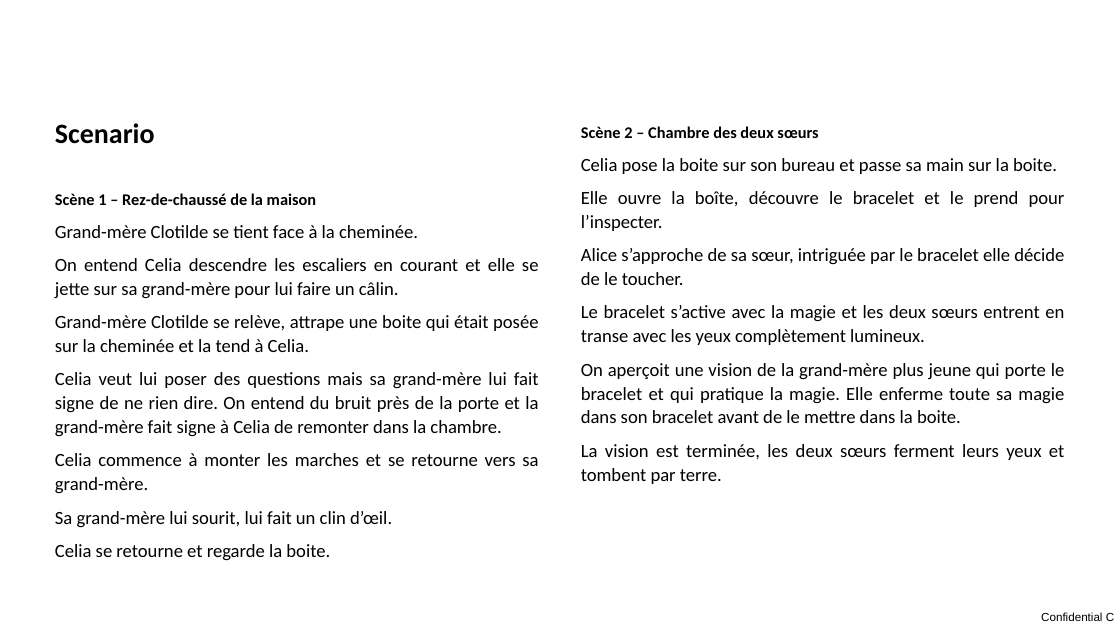
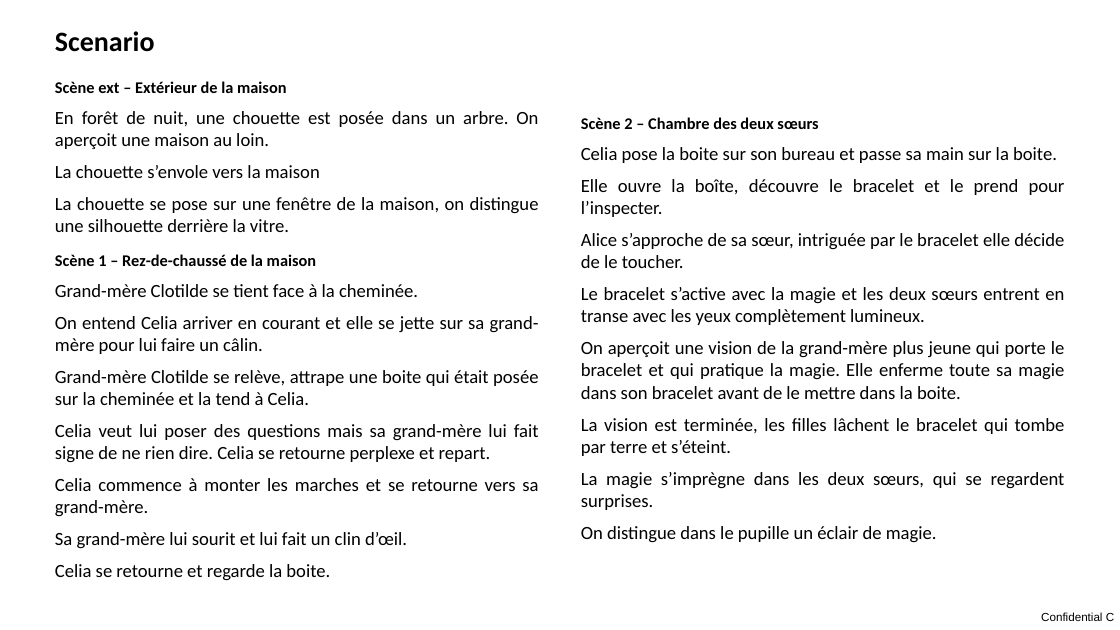
Before and after one commit to Audichu/Formation_studi, a slide deck: slide 5 of 01_WorkInProgress/01_PréProd/intention.pptx. Drawn at 1120x630 pixels with LibreOffice and Linux fonts; fonts in the diff are those of the drawing. Boxes give left, top, right and bottom in pixels: in the first picture for what was removed or moved away, otherwise in the second. Text is boxed around its words. In the diff, an @@ line names an element or a change of style, - is before the commit and + after.

```diff
--- a/01_WorkInProgress/01_PréProd/intention.pptx
+++ b/01_WorkInProgress/01_PréProd/intention.pptx
@@ text "Scenario": place and size @@
-text "Scenario" at (55,123,155,144)
+text "Scenario" at (55,31,155,52)
@@ text added at (55,81,539,232), 16 pt, text #000000 @@
+Scène ext – Extérieur de la maison
+En forêt de nuit, une chouette est posée dans un arbre. On aperçoit une maison au loin.
+La chouette s’envole vers la maison
+La chouette se pose sur une fenêtre de la maison, on distingue une silhouette derrière la vitre.
@@ text "Scène 2 – Chambre des ...": place and size @@
-text "Scène 2 – Chambre des ..." at (581,126,1065,484)
+text "Scène 2 – Chambre des ..." at (581,117,1065,543)
@@ text at (581,117,1065,399): line spacing 1.07 to 1 @@
@@ text "Scène 1 – Rez-de-chaussé de ...": place and size @@
-text "Scène 1 – Rez-de-chaussé de ..." at (55,193,539,561)
+text "Scène 1 – Rez-de-chaussé de ..." at (55,254,539,581)
@@ text at (55,284,538,581): line spacing 1.07 to 1 @@
@@ text at (55,316,539,354): text changed @@
-On entend Celia descendre les escaliers en courant et elle se jette sur sa grand-mère pour lui faire un câlin.
+On entend Celia arriver en courant et elle se jette sur sa grand-mère pour lui faire un câlin.
@@ text at (581,418,1065,543): text changed @@
-La vision est terminée, les deux sœurs ferment leurs yeux et tombent par terre.
+La vision est terminée, les filles lâchent le bracelet qui tombe par terre et s’éteint.
+La magie s’imprègne dans les deux sœurs, qui se regardent surprises.
+On distingue dans le pupille un éclair de magie.
@@ text at (55,424,539,463): text changed @@
-Celia veut lui poser des questions mais sa grand-mère lui fait signe de ne rien dire. On entend du bruit près de la porte et la grand-mère fait signe à Celia de remonter dans la chambre.
+Celia veut lui poser des questions mais sa grand-mère lui fait signe de ne rien dire. Celia se retourne perplexe et repart.
@@ text at (55,532,407,549): text changed @@
-Sa grand-mère lui sourit, lui fait un clin d’œil.
+Sa grand-mère lui sourit et lui fait un clin d’œil.
```
Also in this commit, not shown: 5 other slides changed, 1 other file.
